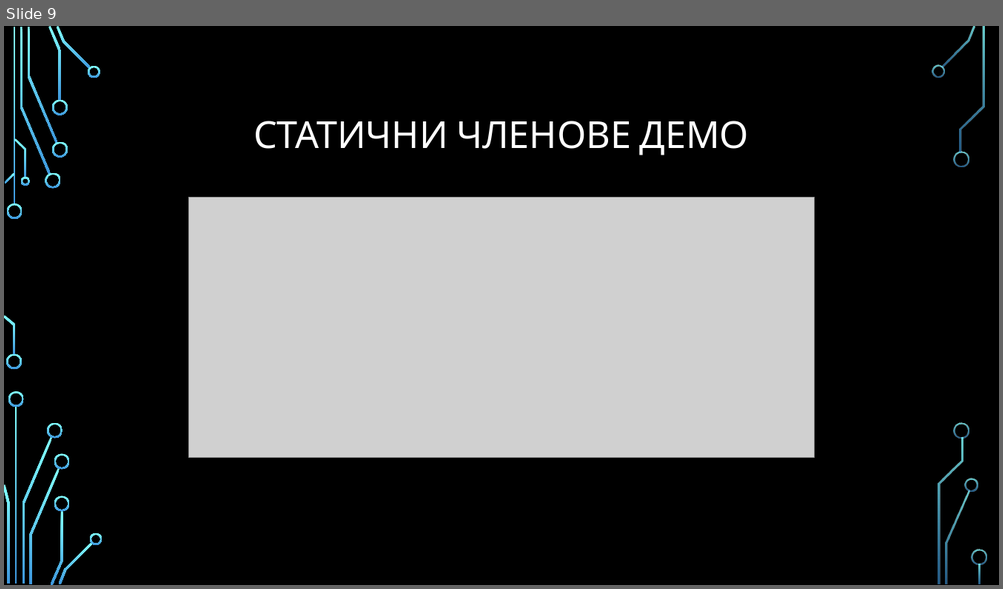
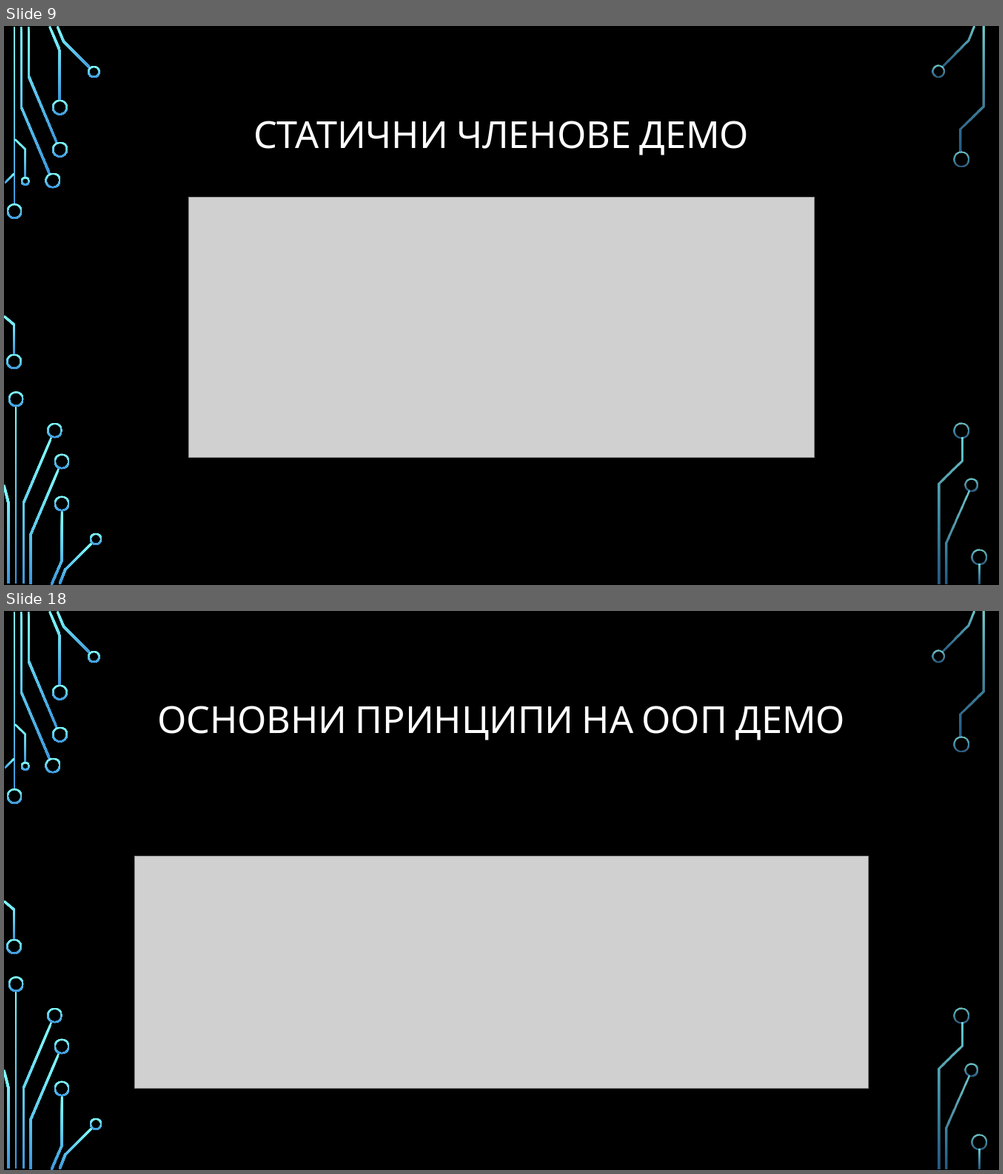
Before and after one commit to Bilyukov/java-course, a slide deck: 05.classes-and-object.pptx. Shown one above the other, each under a label of ours: slide 9 before the commit, slides 9 and 18 after it; the slides between them are not shown. The pictures are 1003x589 and 1003x1174 pixels, drawn with LibreOffice and Linux fonts; fonts in the diff are those of the drawing; grey boxes stand for pictures; background and template pictures are left out. Boxes give left, top, right and bottom in pixels: in the first picture for what was removed or moved away, otherwise in the second. Text is boxed around its words. In the diff, an @@ line names an element or a change of style, - is before the commit and + after.

```diff
--- a/05.classes-and-object.pptx
+++ b/05.classes-and-object.pptx
@@ slide 18 added at (x1=4, y1=611, x2=999, y2=1170), background picture (left out); not listed: 36 template elements that a slide beside it also shows @@
@@ title added at (x1=157, y1=706, x2=845, y2=741), 36 pt, text #FFFFFF @@
+ОСНОВНИ ПРИНЦИПИ НА ООП ДЕМО
@@ picture added at (x1=134, y1=857, x2=868, y2=1089) @@
```
Also in this commit, not shown: 10 other slides added, 30 other files.
